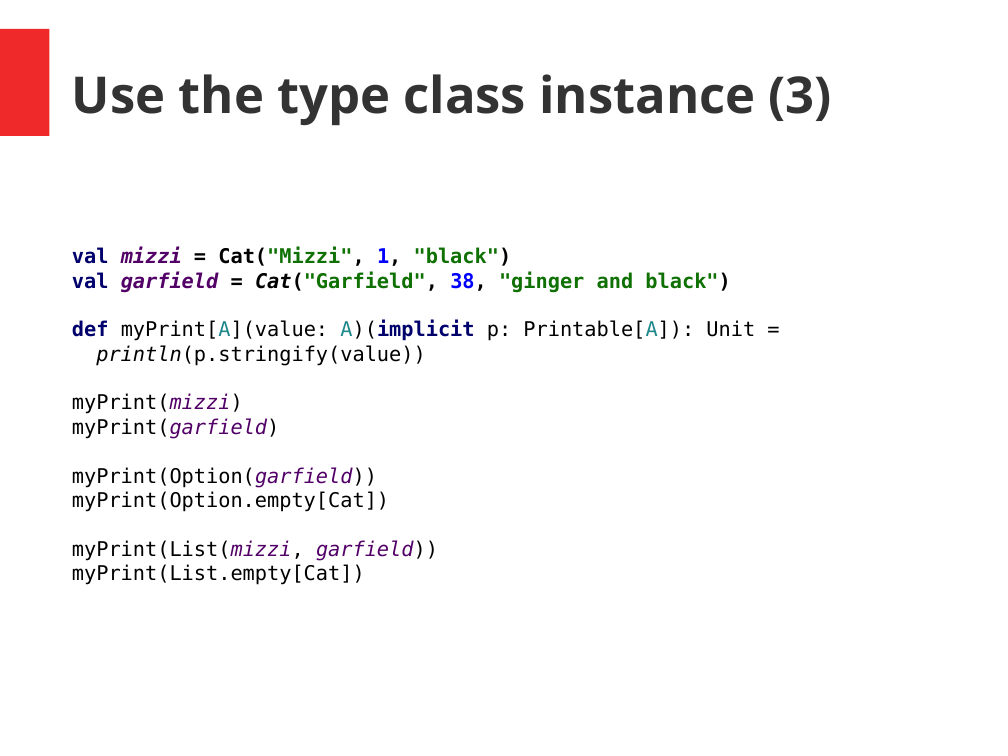
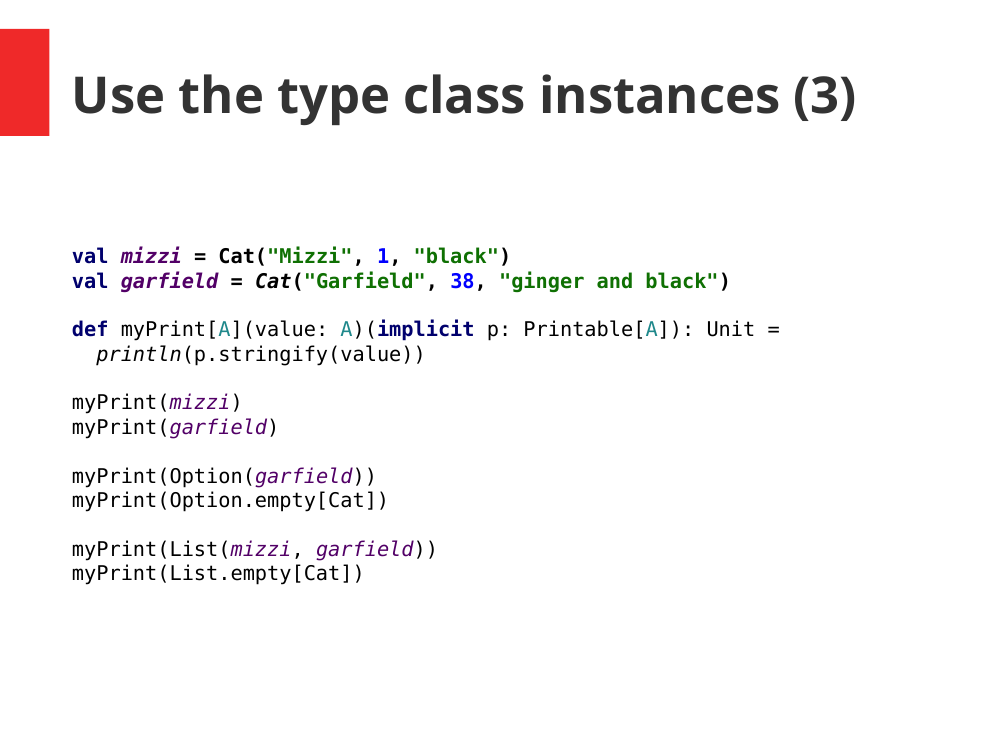
Before and after one commit to hermannhueck/typeclasses, a slide deck: slide 22 of Slides/TypeClasses.pptx. Drawn at 1008x756 pixels with LibreOffice and Linux fonts; fonts in the diff are those of the drawing. Boxes give left, top, right and bottom in pixels: in the first picture for what was removed or moved away, otherwise in the second. Text is boxed around its words. In the diff, an @@ line names an element or a change of style, - is before the commit and + after.

Commit message:
Slides: improved

```diff
--- a/Slides/TypeClasses.pptx
+++ b/Slides/TypeClasses.pptx
@@ text at bbox=[72, 74, 857, 125]: text changed @@
-Use the type class instance (3)
+Use the type class instances (3)
```
Also in this commit, not shown: 4 other slides changed, 1 other file.
